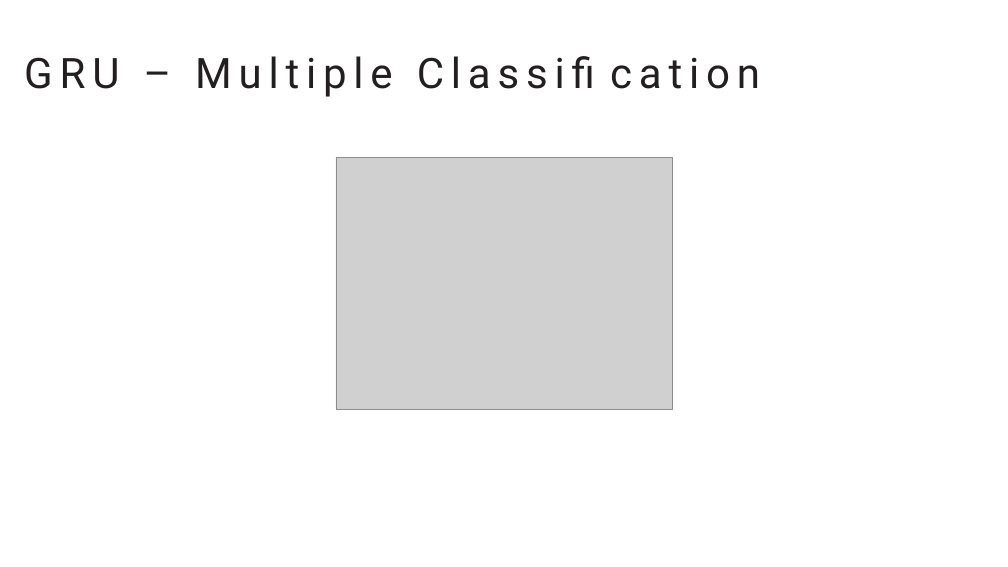
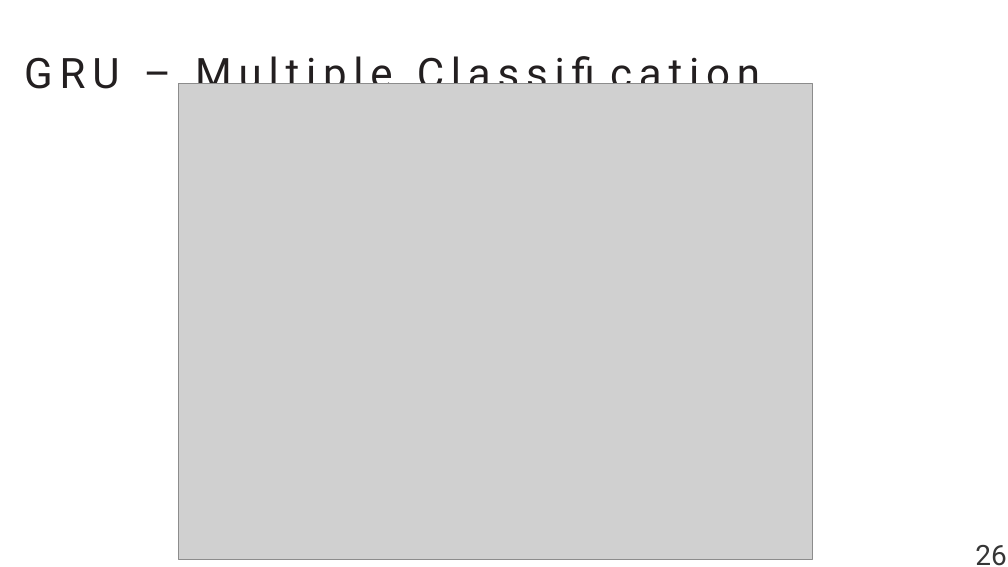
Before and after one commit to NghiaVNM/ML---DGA-Based-Botnet-Evasion, a slide deck: slide 34 of Midterm.pptx. Drawn at 1008x567 pixels with LibreOffice and Linux fonts; fonts in the diff are those of the drawing; grey boxes stand for pictures. Boxes give left, top, right and bottom in pixels: in the first picture for what was removed or moved away, otherwise in the second. Text is boxed around its words. In the diff, an @@ line names an element or a change of style, - is before the commit and + after.

```diff
--- a/Midterm.pptx
+++ b/Midterm.pptx
@@ picture: place and size @@
-picture at <box>336,157,672,409</box>
+picture at <box>178,83,812,559</box>
@@ text added at <box>975,545,1006,566</box>, 40 pt, text #363636 @@
+26
```
Also in this commit, not shown: 23 other slides changed, 6 slides added, 5 slides removed.
